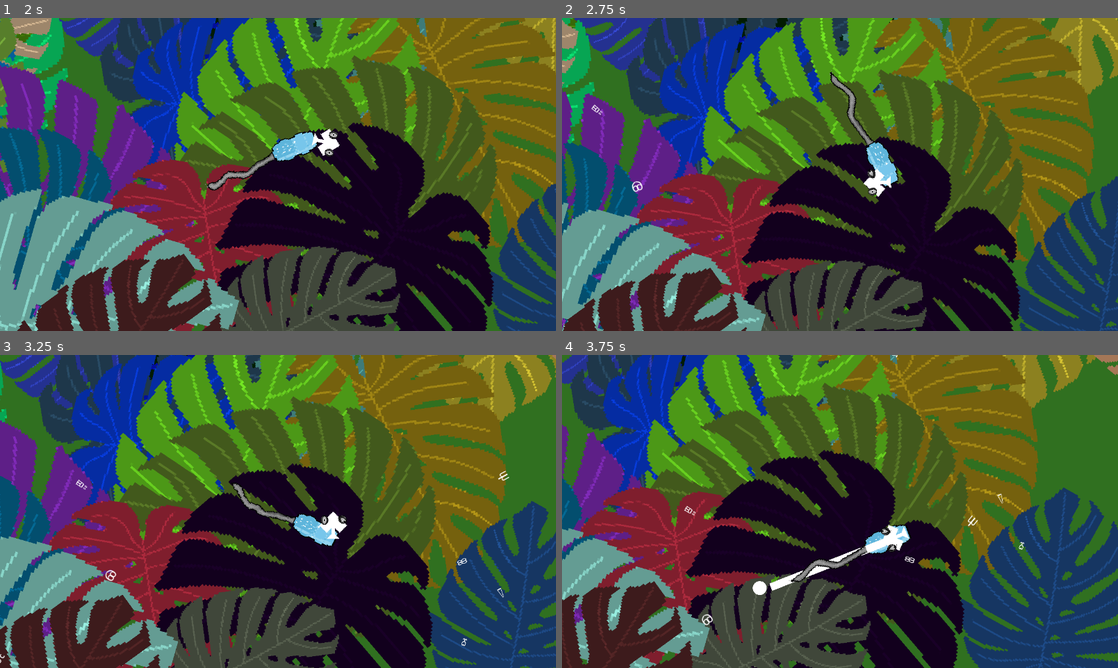
Above: before the commit, frames 1-4 (two rows, left to right).
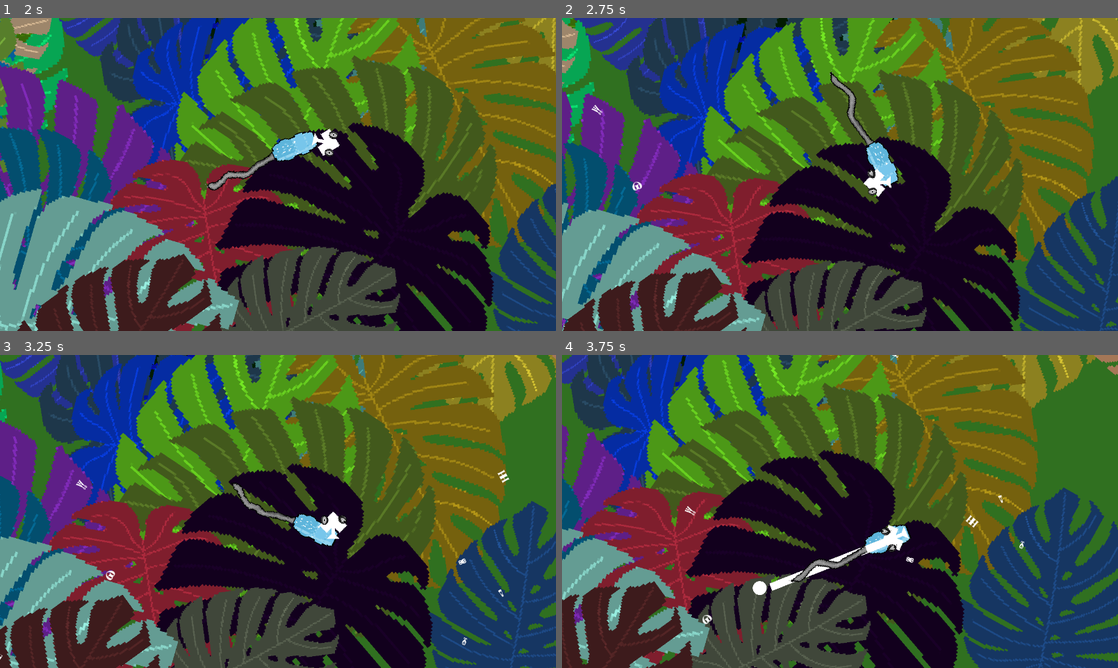
Above: after the commit, the same moments.

Repository: bjornarprytz/mask
Game: Godot game, scene res://entry.tscn
Same seed, same stepped clock (60 frames per second), same inputs: the game is played once before the commit and once after it.
Inputs (mouse positions are in pixels of both pictures, inside the frame that each line leads up to):
- Up to frame 1 (2 s): click "Start" at 0.5 s; move the mouse to (400, 158) at 1.27 s; press the mouse at (400, 158) at 1.28 s; hold Right (ui_right) from 1.28 s (still down)
- Up to frame 2 (2.75 s): move the mouse to (728, 190) at 2.02 s; release Right (ui_right) at 2.03 s; release the mouse at (728, 190) at 2.03 s; hold Down (ui_down) from 2.03 s (still down); click (728, 190) at 2.1 s
- Up to frame 3 (3.25 s): move the mouse to (333, 442) at 2.77 s; release Down (ui_down) at 2.78 s; press the mouse at (333, 442) at 2.78 s; hold Right (ui_right) from 2.78 s (still down)
- Up to frame 4 (3.75 s): move the mouse to (812, 574) at 3.52 s; release Right (ui_right) at 3.53 s; release the mouse at (812, 574) at 3.53 s; hold Up (ui_up) from 3.53 s (still down); click (812, 574) at 3.6 s

Frame 1 is identical in both runs. In frame 2, less than 0.1% of the frame differs, in the area x 5-15%, y 27-56%; in frame 3, 0.2%, in the area x 0-92%, y 36-99%; in frame 4, 0.2%.

Commit message:
slight tweak

Diff:
--- /dev/null
+++ b/src/bug_wings_theme.tres
@@ -0,0 +1,6 @@
+[gd_resource type="Theme" load_steps=2 format=3 uid="uid://d2ql40tpyyiaj"]
+
+[ext_resource type="FontFile" uid="uid://b5skvr8ealnht" path="res://assets/fonts/Bona_Nova_SC/BonaNovaSC-Bold.ttf" id="1_hwrcy"]
+
+[resource]
+default_font = ExtResource("1_hwrcy")
--- a/src/fly.tscn
+++ b/src/fly.tscn
@@ -1,6 +1,7 @@
-[gd_scene load_steps=3 format=3 uid="uid://blkyyoapwotmd"]
+[gd_scene load_steps=4 format=3 uid="uid://blkyyoapwotmd"]
 
 [ext_resource type="Script" uid="uid://06ht2buj6rhn" path="res://fly.gd" id="1_qarim"]
+[ext_resource type="Theme" uid="uid://d2ql40tpyyiaj" path="res://bug_wings_theme.tres" id="2_7c42i"]
 
 [sub_resource type="RectangleShape2D" id="RectangleShape2D_mv3iy"]
 size = Vector2(12, 8)
@@ -19,6 +20,7 @@
 offset_bottom = 41.0
 rotation = 1.5707964
 scale = Vector2(0.5, 0.5)
+theme = ExtResource("2_7c42i")
 text = "b"
 fit_content = true
 scroll_active = false
@@ -34,6 +36,7 @@
 offset_bottom = 45.0
 rotation = 1.5707964
 scale = Vector2(-0.5, 0.5)
+theme = ExtResource("2_7c42i")
 text = "b"
 fit_content = true
 scroll_active = false
Not shown, changed: readme.md
